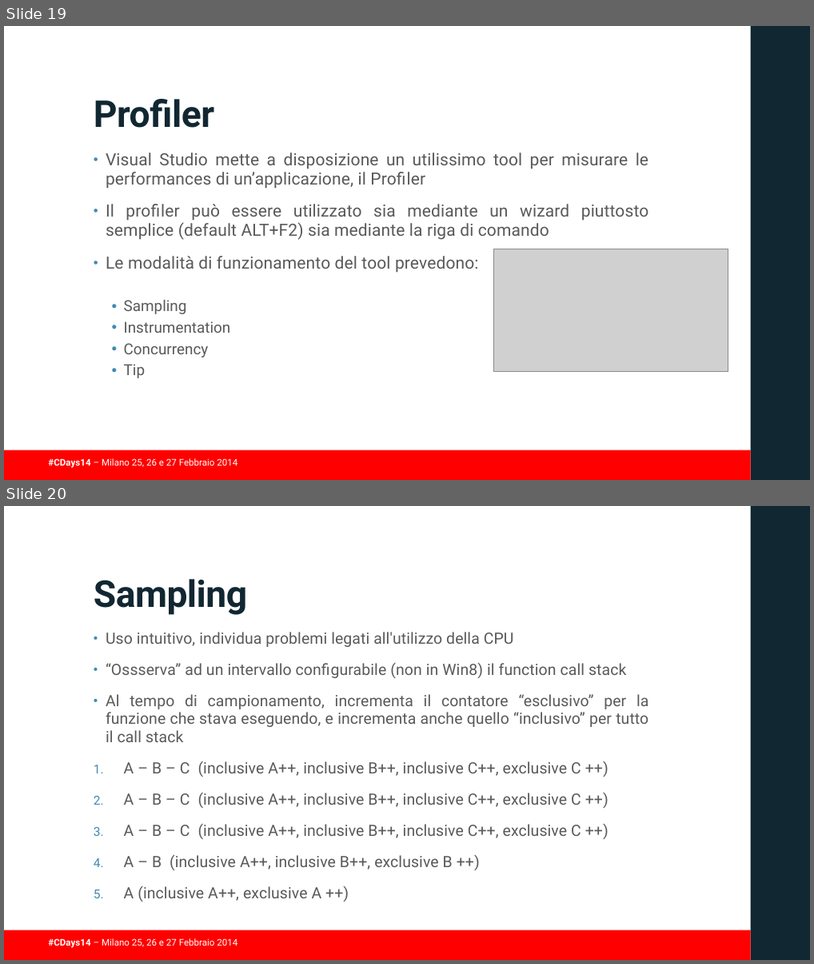
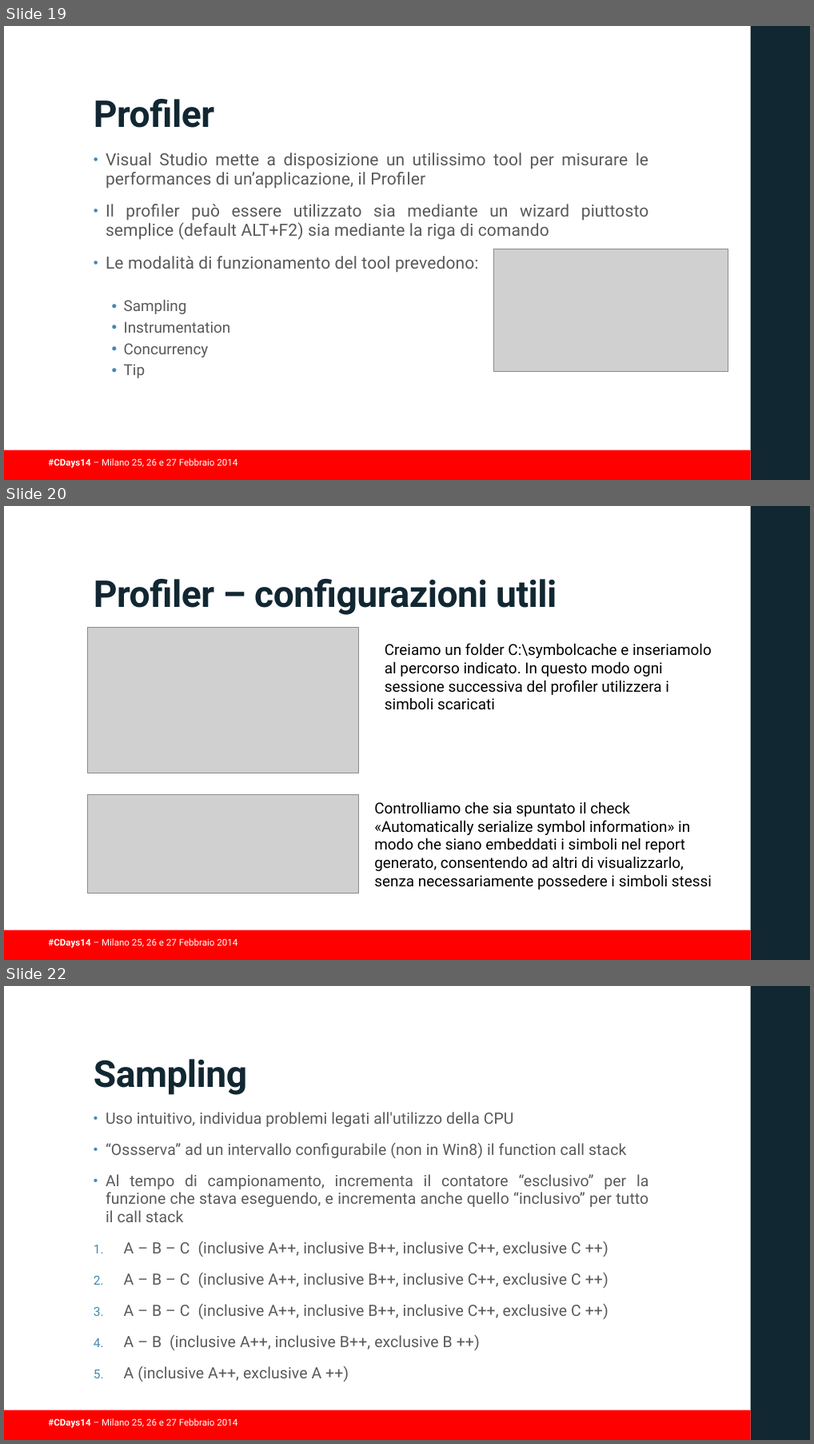
Before and after one commit to guidop/CDays14, a slide deck: presentazioneCDAYS2014.pptx. Shown one above the other, each under a label of ours: slides 19 and 20 before the commit, slides 19, 20 and 22 after it; the slides between them are not shown. The pictures are 814x964 and 814x1444 pixels, drawn with LibreOffice and Linux fonts; fonts in the diff are those of the drawing; grey boxes stand for pictures; background and template pictures are left out. Boxes give left, top, right and bottom in pixels: in the first picture for what was removed or moved away, otherwise in the second. Text is boxed around its words. In the diff, an @@ line names an element or a change of style, - is before the commit and + after.

```diff
--- a/presentazioneCDAYS2014.pptx
+++ b/presentazioneCDAYS2014.pptx
@@ slide 20 added at [4, 506, 810, 960], background #FFFFFF; not listed: 3 template elements that a slide beside it also shows @@
@@ title added at [94, 579, 557, 615], 44 pt, text #112732, bold @@
+Profiler – configurazioni utili
@@ picture added at [87, 627, 358, 772] @@
@@ text added at [385, 643, 712, 710], 18 pt, text #000000 @@
+Creiamo un folder C:\symbolcache e inseriamolo al percorso indicato. In questo modo ogni sessione successiva del profiler utilizzera i simboli scaricati
@@ text added at [170, 651, 739, 939], 20 pt, text #595959 @@
+\
@@ picture added at [87, 795, 358, 893] @@
@@ text added at [374, 801, 712, 889], 18 pt, text #000000 @@
+Controlliamo che sia spuntato il check «Automatically serialize symbol information» in modo che siano embeddati i simboli nel report generato, consentendo ad altri di visualizzarlo, senza necessariamente possedere i simboli stessi
@@ what was slide 20 is now slide 22 @@
```
Also in this commit, not shown: 2 slides changed, 4 other slides added.
